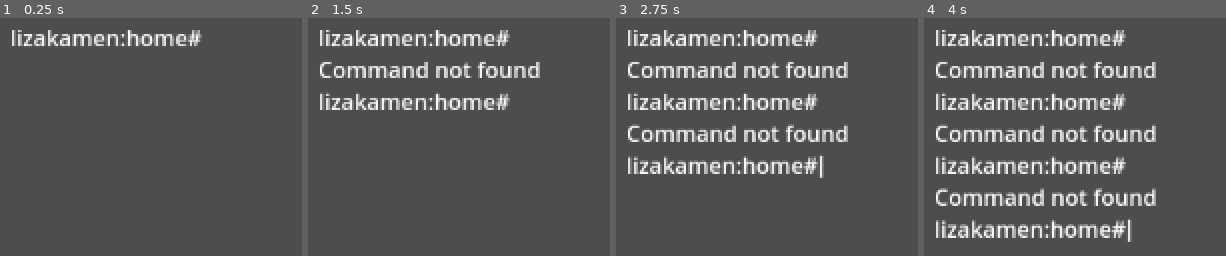
Above: before the commit, frames 1-4 (left to right).
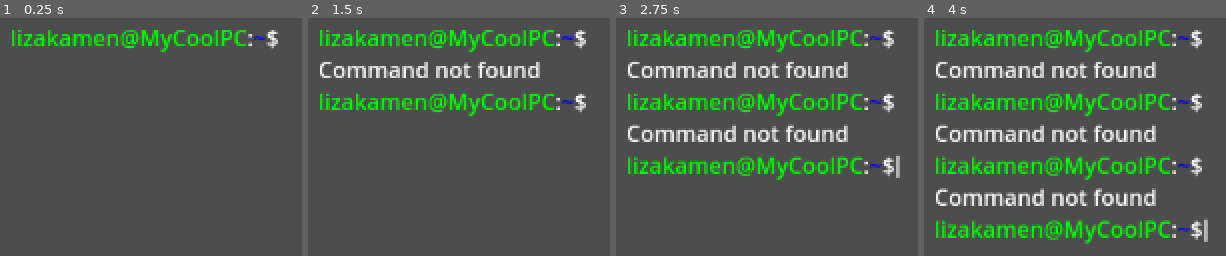
Above: after the commit, the same moments.

Repository: LizaKamen/terminal-in-godot
Game: Godot game, scene res://scenes/terminal.tscn
The game is run twice, just before and just after one commit, with the same random seed, the same clock (stepped at 60 frames per second) and the same inputs. The project has no main scene, so this scene is started directly.
Inputs:
- Up to frame 1 (0.25 s): no input
- Up to frame 2 (1.5 s): tap Enter at 0.5 s; tap Space at 1.25 s
- Up to frame 3 (2.75 s): tap Enter at 2 s
- Up to frame 4 (4 s): tap Space at 2.75 s; tap Enter at 3.5 s

The runs differ from the first frame. In frame 1, 3.9% of the frame differs, in the area x 3-93%, y 5-15%; in frame 2, 7.8%; in frame 3, 12%; in frame 4, 16%, in the area x 3-95%, y 5-95%.

Commit message:
Add new stuff and rewrite old stuff

Diff:
--- a/scenes/terminal.tscn
+++ b/scenes/terminal.tscn
@@ -13,14 +13,17 @@
 
 [node name="RichTextLabel" type="RichTextLabel" parent="."]
 custom_minimum_size = Vector2(100, 100)
+layout_mode = 0
 offset_left = 55.0
 offset_top = 40.0
 offset_right = 1099.0
 offset_bottom = 593.0
+bbcode_enabled = true
 scroll_following = true
 autowrap_mode = 0
 
 [node name="LineEdit" type="LineEdit" parent="."]
+layout_mode = 0
 offset_left = -124.0
 offset_top = 46.0
 offset_right = -55.4375
--- /dev/null
+++ b/scripts/cmds.gd
@@ -0,0 +1,13 @@
+class_name Commands
+
+const commands : Dictionary = {
+	"echo" : "do smth",
+	"fastfetch" : "print sys info",
+	"ls" : "list files and dirs in dir",
+	"pwd" : "print working dir",
+	"cd" : "change directory",
+	"mkdir" : "make dir",
+	"touch" : "create file",
+	"man" : "manual",
+	"cat" : "prints file content"
+}
--- a/scripts/control.gd
+++ b/scripts/control.gd
@@ -8,32 +8,25 @@
 var saved_text : String
 var input_text : String
 var fastfetch_data = "I use Arch btw"
-var file_system : FileSystemNode
+var root : FileSystemNode
 var current_dir : FileSystemNode
-@export var pc_name : String = "lizakamen"
+@export var pc_name : String = "MyCoolPC"
+@export var user_name : String = "lizakamen"
 var welcom_msg : String
+var path : String
 
 func _ready() -> void:
 	line_edit.grab_focus()
-	file_system = FileSystemNode.new("home", true)
-	var dir1 = FileSystemNode.new("dir1", true)
-	var dir2 = FileSystemNode.new("dir2", true)
-	var file1 = FileSystemNode.new("file1", false)
-	var file2 = FileSystemNode.new("file2", false)
-	file_system.add_child_node(dir1)
-	file_system.add_child_node(dir2)
-	dir1.add_child_node(file1)
-	file_system.add_child_node(file2)
-	file_system.print_tree()
-	current_dir = file_system
-	welcom_msg = pc_name + ":" + current_dir.name + "#"
+	root = FileSystem.new().file_system_root
+	current_dir = root
+	path = "~"
+	welcom_msg = "[color=green]" + user_name + "@" + pc_name + "[/color]" + ":" + "[color=blue]" + path + "[/color]" + "$"
 	saved_text += welcom_msg
 
 func _process(delta: float) -> void:
 	if(timer > blink_period):
 		careet_visible = not careet_visible
 		timer = 0
-		print(careet_visible)
 	timer += delta
 	if(careet_visible):
 		rich_text_label.text = saved_text + input_text + "⎸"
@@ -49,16 +42,38 @@
 	saved_text += new_text + "\n"
 	line_edit.text = ""
 	input_text = ""
-	if (command_name == "echo"):
-		saved_text += args_string
-	elif (command_name == "fastfetch"):
-		saved_text += fastfetch_data
-	elif (command_name == "ls"):
-		saved_text += current_dir.ls()
-	elif (command_name == "pwd"):
-		saved_text += "/" + current_dir.name
-	elif (command_name == "cd"):
-		pass
-	else:
-		saved_text += "Command not found"
-	saved_text += "\n" + welcom_msg
+
+	match command_name:
+		"echo":
+			saved_text += args_string + "\n"
+		"fastfetch":
+			saved_text += fastfetch_data + "\n"
+		"ls":
+			var ls = current_dir.print_children()
+			if(ls == ""):
+				pass
+			else:
+				saved_text += ls + "\n"
+		"pwd":
+			saved_text += "/" + current_dir.name + "\n"
+		"cd":
+			var output = FileSystemCommandsHandler.cd_handler(args_string, self)
+			if(output):
+				saved_text += output + "\n"
+			path = current_dir.get_full_path()
+			path = path.substr(0, path.length() - 1)
+			welcom_msg = "[color=green]" + user_name + "@" + pc_name + "[/color]" + ":" + "[color=blue]" + path + "[/color]" + "$"
+		"mkdir":
+			FileSystemCommandsHandler.mkdir_handler(args_string, self)
+		"touch":
+			FileSystemCommandsHandler.touch_handler(args_string, self)
+		"man":
+			saved_text += MiscellaneousCommandsHandler.man_handler(args_string) + "\n"
+		"cat":
+			for c : FileSystemNode in current_dir.children:
+				if(c.name == args_string and not c.is_directory):
+					saved_text += FileSystemCommandsHandler.cat_handler(c) + "\n"
+		_:
+			saved_text += "Command not found" + "\n"
+
+	saved_text += welcom_msg
--- /dev/null
+++ b/scripts/file_system.gd
@@ -0,0 +1,63 @@
+class_name FileSystem
+
+var file_system_root : FileSystemNode
+
+func _init() -> void:
+	file_system_root = FileSystemNode.new("/", true)
+	var bin_dir = create_bin()
+	var etc_dir = create_etc()
+	var var_dir = create_var()
+	var tmp_dir = create_tmp()
+
+	var proc_dir = create_proc()
+	var srv_dir = FileSystemNode.new("srv", true)
+	var home_dir = FileSystemNode.new("home", true)
+	var mnt_dir = FileSystemNode.new("mnt", true)
+
+	var dev_dir = FileSystemNode.new("dev", true)
+
+	file_system_root.add_children_nodes([
+		bin_dir,
+		etc_dir,
+		var_dir,
+		tmp_dir,
+		proc_dir,
+		srv_dir,
+		home_dir,
+		mnt_dir,
+		dev_dir])
+
+func create_bin() -> FileSystemNode:
+	var bin_dir = FileSystemNode.new("bin", true)
+
+	for c in Commands.commands:
+		bin_dir.add_child_node(FileSystemNode.new(c, false, Commands.commands[c]))
+
+	return bin_dir
+
+func create_etc() -> FileSystemNode:
+	var etc_dir = FileSystemNode.new("etc", true)
+	# todo add config files here
+	return etc_dir
+
+func create_tmp() -> FileSystemNode:
+	var tmp_dir = FileSystemNode.new("tmp", true)
+	# tofo generate random files here (to check size later and clear if nedeed)
+	return tmp_dir
+
+func create_var() -> FileSystemNode:
+	var var_dir = FileSystemNode.new("var", true)
+	var log_dir = FileSystemNode.new("log", true)
+	var lib_dir = FileSystemNode.new("lib", true)
+	var cache_dir = FileSystemNode.new("cache", true)
+	var run_dir = FileSystemNode.new("run", true)
+	var_dir.add_child_node(log_dir)
+	var_dir.add_child_node(lib_dir)
+	var_dir.add_child_node(cache_dir)
+	var_dir.add_child_node(run_dir)
+	return var_dir
+
+func create_proc() -> FileSystemNode:
+	var proc_dir = FileSystemNode.new("proc", true)
+
+	return proc_dir
--- /dev/null
+++ b/scripts/file_system_cmd.gd
@@ -0,0 +1,25 @@
+class_name FileSystemCommandsHandler
+
+static func cd_handler(args : String, context):
+	if (args == ".." and not context.current_dir.parent):
+		return
+	elif (args == ".."):
+		context.current_dir = context.current_dir.parent
+		return
+	for c : FileSystemNode in context.current_dir.children:
+		if(not c.is_directory):
+			return "cd: " + c.name + ": Not a directory"
+		if(c.name == args):
+			context.current_dir = c
+			return
+
+static func mkdir_handler(folder_name : String, context):
+	var new_node = FileSystemNode.new(folder_name, true)
+	context.current_dir.add_child_node(new_node)
+
+static func touch_handler(file_name: String, context):
+	var new_node = FileSystemNode.new(file_name, false)
+	context.current_dir.add_child_node(new_node)
+
+static func cat_handler(file : FileSystemNode) -> String:
+	return file.content
--- a/scripts/file_system_node.gd
+++ b/scripts/file_system_node.gd
@@ -2,18 +2,29 @@
 var name : String
 var is_directory : bool
 var children : Array
+var size : int
+var content : String
+var parent : FileSystemNode
 
-func _init(node_name : String, is_dir: bool) -> void:
+func _init(node_name : String, is_dir: bool, file_content := "") -> void:
 	name = node_name
 	is_directory = is_dir
 	children = []
+	size = file_content.length() if not is_dir else 0
+	content = file_content if not is_dir else ""
 
-func add_child_node(child):
+func add_child_node(child : FileSystemNode):
 	if is_directory:
 		children.append(child)
+		child.parent = self
+		print("Added " + child.name + " to " + self.name)
 		return
 	else:
 		return name + "is not a directory"
+
+func add_children_nodes(children_to_add : Array[FileSystemNode]):
+	for child : FileSystemNode in children_to_add:
+		add_child_node(child)
 
 func print_tree(depth: int = 0):
 	var indent = "  ".repeat(depth)
@@ -21,8 +32,27 @@
 	for child in children:
 		child.print_tree(depth + 1)
 
-func ls() -> String:
+func print_children() -> String:
 	var res = ""
 	for c in children:
 		res += c.name + " "
 	return res
+
+func get_size() -> int:
+	if(!is_directory):
+		return size
+	else:
+		var s = 0
+		for c : FileSystemNode in children:
+			s += c.get_size()
+		return s
+
+func get_full_path() -> String:
+	var path = ""
+	if(parent):
+		path += parent.get_full_path()
+	if(name == "/"):
+		path += name
+	else:
+		path += name + "/"
+	return path
--- /dev/null
+++ b/scripts/misc_cmd.gd
@@ -0,0 +1,4 @@
+class_name MiscellaneousCommandsHandler
+
+static func man_handler(arg : String) -> String:
+	return Commands.commands[arg]
--- /dev/null
+++ b/scripts/networking.gd
@@ -0,0 +1,7 @@
+class_name Networking
+var is_connected : bool
+var local_ip : String
+var ip : String
+
+func ping(to : String) -> String:
+	return ""
Not shown, added: scripts/cmds.gd.uid
Not shown, added: scripts/file_system.gd.uid
Not shown, added: scripts/file_system_cmd.gd.uid
Not shown, added: scripts/misc_cmd.gd.uid
Not shown, added: scripts/networking.gd.uid
